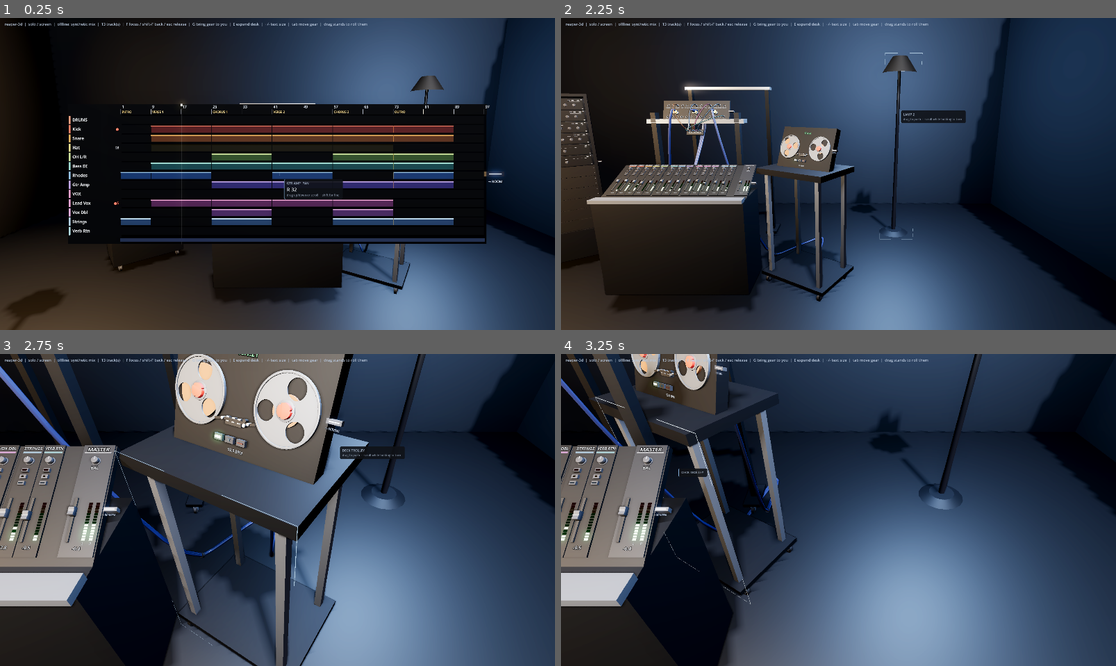
Above: before the commit, frames 1-4 (two rows, left to right).
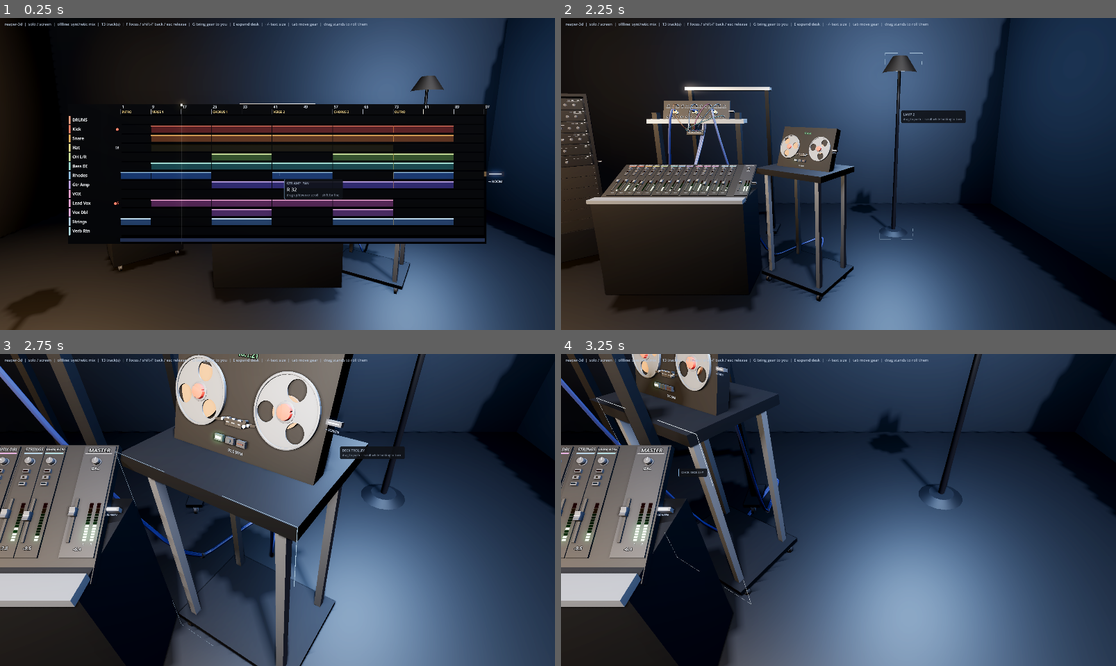
Above: after the commit, the same moments.

Repository: jacob-sabella/gd-dawlings
Game: Godot game, scene res://scenes/bootstrap.tscn
The game is run twice, just before and just after one commit, with the same random seed, the same clock (stepped at 60 frames per second) and the same inputs.
Inputs (mouse positions are in pixels of both pictures, inside the frame that each line leads up to):
- Up to frame 1 (0.25 s): no input
- Up to frame 2 (2.25 s): tap Enter at 0.5 s; move the mouse to (960, 158) at 0.52 s; hold D 0.53-1.25 s; hold Shift 0.53-1.25 s; click (960, 158) at 0.67 s; drag from (727, 189) to (810, 236) at 1.27 s; tap Space at 2 s; move the mouse to (894, 105) at 2.02 s; hold D from 2.03 s (still down); tap F at 2.1 s
- Up to frame 3 (2.75 s): keep holding D
- Up to frame 4 (3.25 s): release D at 2.75 s; drag from (810, 572) to (672, 463) at 2.77 s

The runs differ from the first frame. In frame 1, less than 0.1% of the frame differs, in the area x 43-57%, y 27-28%; in frame 2, 0.5%; in frame 3, 4.8%, in the area x 0-77%, y 0-99%; in frame 4, 4.1%.

Commit message:
Edges all over the studio crawled whenever the camera moved
424 pairs of visible faces lay in one plane facing one way, the worst being the console panel's
top edge level with every strip plate. A scan now finds them, and a test keeps it at zero.

Diff:
--- a/hardware/console/console_surface.gd
+++ b/hardware/console/console_surface.gd
@@ -635,9 +635,13 @@
 func _build_slabs(width: float) -> void:
 	var panel_plate := MeshInstance3D.new()
 	var plate_mesh := BoxMesh.new()
-	plate_mesh.size = Vector3(width, ChannelStrip.HEIGHT + PANEL_MARGIN * 2.0, 0.018)
+	# A few millimetres proud of everything it meets, on every side. Cut to the same size, its top
+	# edge lay in exactly the plane of every strip plate's top edge and its ends in the plane of
+	# the body's ends, and two faces in one plane are drawn in whichever order the depth buffer's
+	# rounding picks that frame: a desk whose edges crawl as the camera moves.
+	plate_mesh.size = Vector3(width + 0.004, ChannelStrip.HEIGHT + PANEL_MARGIN * 2.0 + 0.006, 0.018)
 	panel_plate.mesh = plate_mesh
-	panel_plate.position = Vector3(0, ChannelStrip.HEIGHT * 0.5, -0.014)
+	panel_plate.position = Vector3(0, ChannelStrip.HEIGHT * 0.5 + 0.003, -0.014)
 	panel_plate.material_override = Materials.chassis()
 	_panel.add_child(panel_plate)
 
@@ -656,7 +660,8 @@
 	# is done entirely by unsupported arm.
 	var rest := MeshInstance3D.new()
 	var rest_mesh := BoxMesh.new()
-	rest_mesh.size = Vector3(width, 0.022, 0.07)
+	# Overhanging the body a little at each end, for the same reason as the panel above.
+	rest_mesh.size = Vector3(width + 0.010, 0.022, 0.07)
 	rest.mesh = rest_mesh
 	rest.position = Vector3(0, 0.005, 0.055)
 	rest.material_override = Materials.brushed_metal()
--- a/hardware/rack/rack_surface.gd
+++ b/hardware/rack/rack_surface.gd
@@ -110,21 +110,28 @@
 	screws.commit()
 
 
+## Set back a millimetre behind the faceplates, and the rails a little shallower than the posts.
+## Flush, the face of every unit lay in the plane of the frame's front, and the posts and rails
+## shared both their front and back planes where they cross -- a rack whose corners flickered.
+const FRAME_SETBACK := 0.001
+
+
 func _build_frame(parent: Node3D, inner_height: float) -> void:
 	for side in [-1.0, 1.0]:
 		var post := MeshInstance3D.new()
 		var post_mesh := BoxMesh.new()
 		post_mesh.size = Vector3(0.022, inner_height + 0.05, RAIL_DEPTH)
 		post.mesh = post_mesh
-		post.position = Vector3(side * (RackUnit.RACK_WIDTH * 0.5 + 0.011), inner_height * 0.5, -RAIL_DEPTH * 0.5)
+		post.position = Vector3(side * (RackUnit.RACK_WIDTH * 0.5 + 0.011), inner_height * 0.5,
+				-RAIL_DEPTH * 0.5 - FRAME_SETBACK)
 		post.material_override = Materials.chassis()
 		parent.add_child(post)
 
 	for y in [0.0, inner_height + 0.025]:
 		var cross := MeshInstance3D.new()
 		var cross_mesh := BoxMesh.new()
-		cross_mesh.size = Vector3(RackUnit.RACK_WIDTH + 0.044, 0.022, RAIL_DEPTH)
+		cross_mesh.size = Vector3(RackUnit.RACK_WIDTH + 0.040, 0.022, RAIL_DEPTH - 0.004)
 		cross.mesh = cross_mesh
-		cross.position = Vector3(0, y, -RAIL_DEPTH * 0.5)
+		cross.position = Vector3(0, y, -RAIL_DEPTH * 0.5 - FRAME_SETBACK)
 		cross.material_override = Materials.chassis()
 		parent.add_child(cross)
--- a/hardware/transport/tape_deck.gd
+++ b/hardware/transport/tape_deck.gd
@@ -298,7 +298,8 @@
 	var along := Vector3(d.x, d.y, 0.0) / span
 	run.transform = Transform3D(
 			Basis(along * span, Vector3(-along.y, along.x, 0.0), Vector3(0, 0, 1)),
-			Vector3((a.x + b.x) * 0.5, (a.y + b.y) * 0.5, TAPE_Z))
+			Vector3((a.x + b.x) * 0.5, (a.y + b.y) * 0.5,
+					TAPE_Z + 0.0004 * _tape_runs.find(run)))
 
 
 func _make_reel(x: float) -> Node3D:
--- a/scenes/studio.gd
+++ b/scenes/studio.gd
@@ -266,10 +266,12 @@
 	# close enough to read as walls from the working position -- at nine metres apart they are
 	# two more grey rectangles in the distance.
 	for spec in [[Vector3(0, WALL_HEIGHT * 0.5, -2.2), Vector3(ROOM_WIDTH, WALL_HEIGHT, 0.1)],
-			[Vector3(-ROOM_WIDTH * 0.5, WALL_HEIGHT * 0.5, 0.3),
-					Vector3(0.1, WALL_HEIGHT, ROOM_DEPTH)],
-			[Vector3(ROOM_WIDTH * 0.5, WALL_HEIGHT * 0.5, 0.3),
-					Vector3(0.1, WALL_HEIGHT, ROOM_DEPTH)]]:
+			# A hair lower than the back wall, whose ends they overlap: level, the two tops met in
+			# one plane at each corner.
+			[Vector3(-ROOM_WIDTH * 0.5, WALL_HEIGHT * 0.5 - 0.001, 0.3),
+					Vector3(0.1, WALL_HEIGHT - 0.004, ROOM_DEPTH)],
+			[Vector3(ROOM_WIDTH * 0.5, WALL_HEIGHT * 0.5 - 0.001, 0.3),
+					Vector3(0.1, WALL_HEIGHT - 0.004, ROOM_DEPTH)]]:
 		var wall := MeshInstance3D.new()
 		var wall_mesh := BoxMesh.new()
 		wall_mesh.size = spec[1]
@@ -317,7 +319,9 @@
 		var leg_mesh := BoxMesh.new()
 		leg_mesh.size = Vector3(0.035, 0.46, 0.05)
 		leg.mesh = leg_mesh
-		leg.position = Vector3(side * 0.30, 1.03, -0.33)
+		# Centred under the bar rather than flush with its face: flush, the leg's front and the
+		# bar's front were one plane and the joint shimmered.
+		leg.position = Vector3(side * 0.30, 1.03, BRIDGE_POS.z)
 		leg.material_override = Materials.chassis()
 		bridge_frame.add_child(leg)
 
@@ -419,7 +423,9 @@
 	var crossbar_mesh := BoxMesh.new()
 	crossbar_mesh.size = Vector3(0.79, 0.028, 0.09)
 	crossbar.mesh = crossbar_mesh
-	crossbar.position = Vector3(0, TIMELINE_STAND_TOP + 0.014, 0)
+	# Two millimetres under the timeline's scrub rail, which otherwise sat a fifth of a
+	# millimetre off the bar's top face -- near enough to share its depth.
+	crossbar.position = Vector3(0, TIMELINE_STAND_TOP + 0.012, 0)
 	crossbar.material_override = Materials.brushed_metal()
 	timeline_stand.add_part(crossbar)
 
@@ -733,10 +739,12 @@
 		var pole_mesh := CylinderMesh.new()
 		pole_mesh.top_radius = 0.0145
 		pole_mesh.bottom_radius = 0.0205
-		pole_mesh.height = at.y
+		# Rising out of the base rather than standing on the floor inside it, where its foot and
+		# the base's underside were one plane.
+		pole_mesh.height = at.y - 0.02
 		pole_mesh.radial_segments = 10
 		pole.mesh = pole_mesh
-		pole.position = Vector3(0, at.y * 0.5, 0)
+		pole.position = Vector3(0, (at.y + 0.02) * 0.5, 0)
 		pole.material_override = Materials.brushed_metal()
 		stand.add_part(pole)
 
--- a/tests/run_tests.gd
+++ b/tests/run_tests.gd
@@ -88,6 +88,7 @@
 	_test_the_wheel_turns_furniture_only_while_held()
 	_test_a_summoned_surface_goes_home_to_where_its_stand_went()
 	_test_a_monitor_goes_to_the_gear_and_leaves_the_room_alone()
+	_test_no_two_faces_in_the_room_share_a_plane()
 	_test_the_room_gets_out_of_the_way_of_the_gear_that_left_it()
 	_test_the_desk_is_lit_evenly_end_to_end()
 	_test_focused_gear_fits_the_frame_it_is_shown_in()
@@ -4511,3 +4512,30 @@
 	check("and G again goes back to visiting", studio.focus.visits and not studio.focus.holds(&"rack")
 			and studio.rack.get_parent() == studio.studio_set)
 	_drop_floor_studio(rig)
+
+
+## Two visible faces in one plane, facing one way, are drawn in whichever order the depth
+## buffer's rounding picks that frame -- the crawling edges people call z-fighting. It hides in
+## stills and shows the moment the camera moves, so this searches for it instead of looking.
+## The first run found 424 such pairs, the worst being the top edge of every console strip.
+func _test_no_two_faces_in_the_room_share_a_plane() -> void:
+	var saved_layout := Session.layout
+	Session.layout = LayoutProfile.new()
+	Session.layout.save_path = "user://test_layout_profile.cfg"
+	# Everything in the room at once, so every pairing that can happen does.
+	for id in [&"console", &"timeline", &"patchbay", &"rack", &"tape_deck"]:
+		Session.layout.set_mode(id, Presentation.Mode.STUDIO)
+	DAW.use(OfflineBackend.new())
+	var studio := Studio.new()
+	studio.medium = Presentation.Medium.SCREEN
+	add_child(studio)
+	for surface in studio.focus.surfaces:
+		surface._process(0.0)
+	var hits := ZFightProbe.scan(studio)
+	var named := hits.slice(0, 3).map(func(h): return "%s | %s" % [
+			ZFightProbe.label(h[0]), ZFightProbe.label(h[1])])
+	check("no two faces in the studio share a plane (%d: %s)" % [hits.size(), ", ".join(named)],
+			hits.is_empty())
+	Session.layout = saved_layout
+	remove_child(studio)
+	studio.free()
--- /dev/null
+++ b/tools/probe/zfight_probe.gd
@@ -0,0 +1,164 @@
+class_name ZFightProbe
+extends Node
+
+## Finds faces that will z-fight: two visible surfaces lying in the same plane, facing the same
+## way, and overlapping. Run with `godot --headless --path . tools/probe/zfight_probe.tscn`.
+##
+## A search rather than a squint, because z-fighting is a thing you notice while moving and
+## stop seeing in a still -- and a still is what every screenshot here is.
+
+const PLANE_TOLERANCE := 0.0002
+const MIN_OVERLAP := 0.0005
+
+static func faces_of(mi: MeshInstance3D) -> Array:
+	return faces_of_mesh(mi.mesh, mi.global_transform, mi)
+
+
+static func faces_of_mesh(mesh: Mesh, xf: Transform3D, who: Variant) -> Array:
+	var out := []
+	if mesh == null:
+		return out
+	var box := mesh.get_aabb()
+	var axes := [0, 1, 2]
+	if mesh is CylinderMesh or mesh is TorusMesh or mesh is CapsuleMesh or mesh is SphereMesh:
+		axes = [1] if mesh is CylinderMesh else []
+	elif not (mesh is BoxMesh or mesh is QuadMesh or mesh is PlaneMesh):
+		return out
+	for axis: int in axes:
+		if box.size[axis] <= 0.0 and not (mesh is QuadMesh or mesh is PlaneMesh):
+			continue
+		for side in [-1.0, 1.0]:
+			if mesh is QuadMesh and (axis != 2 or side < 0):
+				continue
+			if mesh is PlaneMesh and (axis != 1 or side < 0):
+				continue
+			var n := Vector3.ZERO
+			n[axis] = side
+			var u: int = (axis + 1) % 3
+			var v: int = (axis + 2) % 3
+			var corners := []
+			for cu in [0.0, 1.0]:
+				for cv in [0.0, 1.0]:
+					var p := box.position
+					p[axis] = box.position[axis] + (box.size[axis] if side > 0 else 0.0)
+					p[u] += box.size[u] * cu
+					p[v] += box.size[v] * cv
+					corners.append(xf * p)
+			# Corner order round the rectangle.
+			corners = [corners[0], corners[1], corners[3], corners[2]]
+			var wn: Vector3 = (xf.basis * n).normalized()
+			out.append({"n": wn, "d": wn.dot(corners[0]), "c": corners, "who": who})
+	return out
+
+
+static func _overlap(a: Array, b: Array, n: Vector3) -> float:
+	var t := n.cross(Vector3.UP if absf(n.y) < 0.9 else Vector3.RIGHT).normalized()
+	var s := n.cross(t)
+	var pa := a.map(func(p): return Vector2(p.dot(t), p.dot(s)))
+	var pb := b.map(func(p): return Vector2(p.dot(t), p.dot(s)))
+	var least := INF
+	for poly in [pa, pb]:
+		for i in 4:
+			var e: Vector2 = poly[(i + 1) % 4] - poly[i]
+			if e.length() < 1e-7:
+				continue
+			var ax := Vector2(-e.y, e.x).normalized()
+			var amin := INF; var amax := -INF; var bmin := INF; var bmax := -INF
+			for p in pa:
+				amin = minf(amin, p.dot(ax)); amax = maxf(amax, p.dot(ax))
+			for p in pb:
+				bmin = minf(bmin, p.dot(ax)); bmax = maxf(bmax, p.dot(ax))
+			least = minf(least, minf(amax, bmax) - maxf(amin, bmin))
+	return least
+
+
+static func scan(root: Node) -> Array:
+	var faces := []
+	for node in root.find_children("*", "MeshInstance3D", true, false):
+		var mi := node as MeshInstance3D
+		if not mi.is_visible_in_tree():
+			continue
+		faces.append_array(faces_of(mi))
+	for node in root.find_children("*", "MultiMeshInstance3D", true, false):
+		var bank := node as MeshBank
+		if bank == null or not bank.is_visible_in_tree() or bank.multimesh == null:
+			continue
+		for i in bank._transforms.size():
+			faces.append_array(faces_of_mesh(bank.multimesh.mesh,
+					bank.global_transform * bank._transforms[i], [bank, i]))
+	faces.sort_custom(func(a, b): return a["d"] < b["d"])
+	var hits := []
+	for i in faces.size():
+		var a: Dictionary = faces[i]
+		for j in range(i + 1, faces.size()):
+			var b: Dictionary = faces[j]
+			if b["d"] - a["d"] > PLANE_TOLERANCE * 3.0 + 0.002:
+				break
+			if typeof(a["who"]) == typeof(b["who"]) and a["who"] == b["who"]:
+				continue
+			if a["n"].dot(b["n"]) < 0.9999:
+				continue
+			var gap: float = absf(a["n"].dot(b["c"][0]) - a["d"])
+			if gap > PLANE_TOLERANCE:
+				continue
+			if _overlap(a["c"], b["c"], a["n"]) > MIN_OVERLAP:
+				hits.append([a["who"], b["who"], gap])
+	return hits
+
+
+static func label(who: Variant) -> String:
+	var n: Node = who[0] if who is Array else who
+	var parts := [] if not (who is Array) else ["#%d" % who[1]]
+	var at := n
+	for i in 3:
+		if at == null:
+			break
+		parts.push_front(String(at.name))
+		at = at.get_parent()
+	return "/".join(parts)
+
+
+func _ready() -> void:
+	Session.layout = LayoutProfile.new()
+	Session.layout.save_path = "user://probe_layout.cfg"
+	Session.layout.set_mode(&"timeline", Presentation.Mode.STUDIO)
+	DAW.use(OfflineBackend.new())
+	var studio := Studio.new()
+	studio.medium = Presentation.Medium.SCREEN
+	add_child(studio)
+	for i in 6:
+		await get_tree().process_frame
+	var hits := scan(studio)
+	var kinds := {}
+	for h in hits:
+		var key := "%s  <>  %s" % [_shape(h[0]), _shape(h[1])]
+		if not kinds.has(key):
+			kinds[key] = [0, h]
+		kinds[key][0] += 1
+	var keys := kinds.keys()
+	keys.sort_custom(func(x, y): return kinds[x][0] > kinds[y][0])
+	print("ZFIGHT pairs: ", hits.size())
+	for k in keys:
+		var h: Array = kinds[k][1]
+		print("%5d  %s   e.g. %s | %s  gap %.5f" % [kinds[k][0], k, label(h[0]), label(h[1]), h[2]])
+		if h[2] < 0.0006:
+			for m in [h[0], h[1]]:
+				var mm: Node3D = m[0] if m is Array else m
+				var mesh: Mesh = mm.multimesh.mesh if m is Array else mm.mesh
+				var at: Vector3 = mm._transforms[m[1]].origin if m is Array else mm.position
+				var sz = mesh.size if "size" in mesh else mesh.get_aabb().size
+				var src = mm.get_parent().get_script().resource_path if mm.get_parent().get_script() else "-"
+				print("        %s %s at %s in %s (%s)" % [mesh.get_class(), sz, at, mm.get_parent().name, src])
+	get_tree().quit()
+
+
+static func _shape(who: Variant) -> String:
+	var n: Node = who[0] if who is Array else who
+	var at := n.get_parent()
+	var owner_name := ""
+	while at != null:
+		if at.get_script() != null and at.get_script().get_global_name() != &"":
+			owner_name = at.get_script().get_global_name()
+			break
+		at = at.get_parent()
+	return "%s:%s" % [owner_name, String(n.name).rstrip("0123456789@")]
--- /dev/null
+++ b/tools/probe/zfight_probe.tscn
@@ -0,0 +1,6 @@
+[gd_scene load_steps=2 format=3]
+
+[ext_resource type="Script" path="res://tools/probe/zfight_probe.gd" id="1"]
+
+[node name="ZFightProbe" type="Node"]
+script = ExtResource("1")
Not shown, added: tools/probe/zfight_probe.gd.uid
